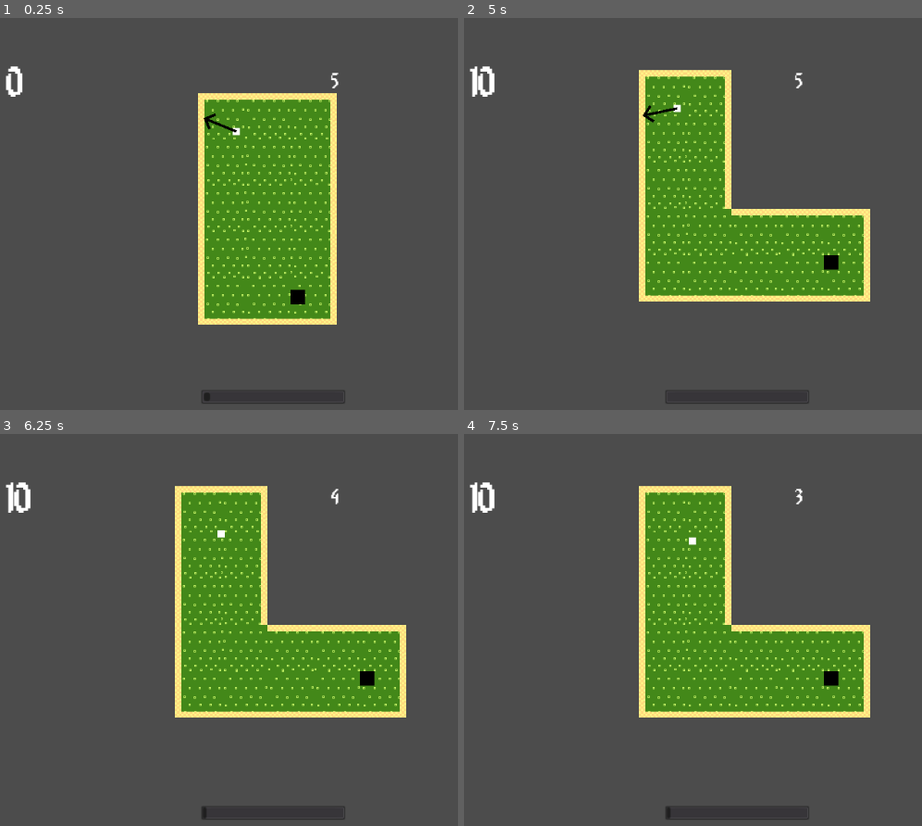
Above: before the commit, frames 1-4 (two rows, left to right).
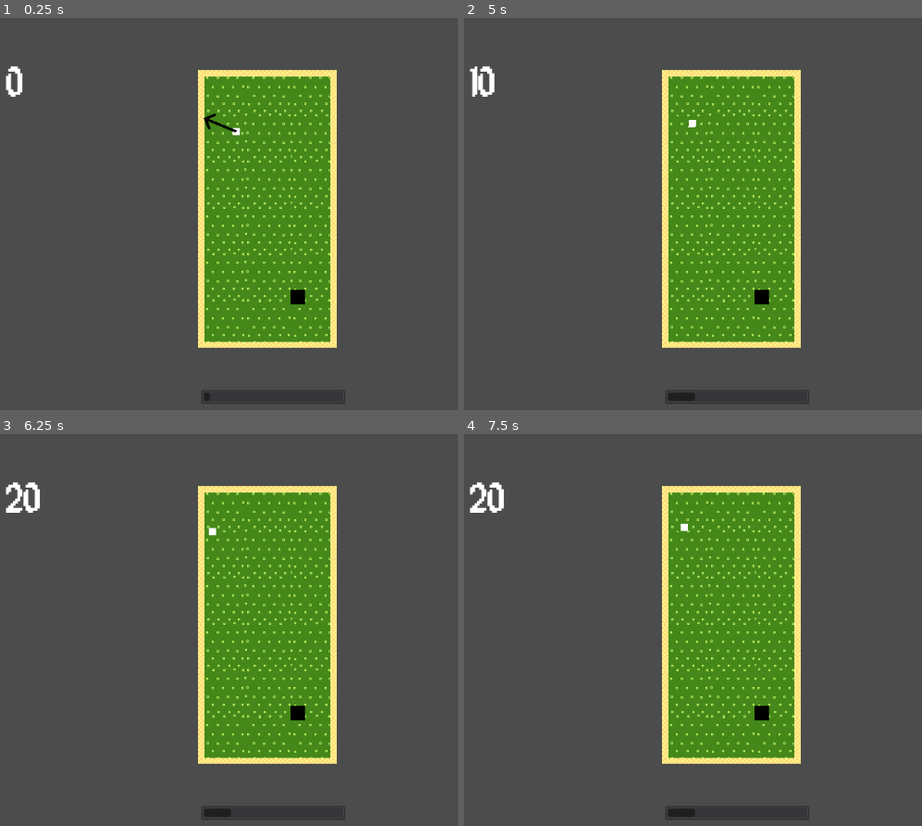
Above: after the commit, the same moments.

Repository: kenset/Par-One
Game: Godot game, scene res://PlayScene.tscn
Same seed, same stepped clock (60 frames per second), same inputs: the game is played once before the commit and once after it.
Inputs (mouse positions are in pixels of both pictures, inside the frame that each line leads up to):
- Up to frame 1 (0.25 s): no input
- Up to frame 2 (5 s): tap Enter at 0.5, 2.75 s; move the mouse to (894, 186) at 0.52 s; tap Space at 0.6, 0.77, 1.07, 1.25, 1.35, 1.52, 1.82, 2.1, 2.85, 3.02, 3.32, 3.6, 3.77, 4.07, 4.35, 4.52, 4.82 s; move the mouse to (583, 229) at 1.27 s; move the mouse to (807, 112) at 2.02 s; move the mouse to (693, 296) at 2.77 s; move the mouse to (outside the picture) at 3.52 s; move the mouse to (509, 143) at 4.27 s
- Up to frame 3 (6.25 s): move the mouse to (302, 626) at 5.02 s; tap Space at 5.1, 5.85, 6.02 s; move the mouse to (155, 516) at 5.77 s
- Up to frame 4 (7.5 s): tap Space at 6.32, 6.6, 6.77, 7.07, 7.35 s; move the mouse to (894, 602) at 6.52 s; move the mouse to (583, 645) at 7.27 s

The runs differ from the first frame. In frame 1, 7.2% of the frame differs, in the area x 43-74%, y 13-85%; in frame 2, 20%; in frame 3, 20%, in the area x 1-89%, y 12-99%; in frame 4, 20%.

Commit message:
Progresses to next course whenever ball stops moving or the player gets a hole in one

Diff:
--- a/GolfBall.gd
+++ b/GolfBall.gd
@@ -6,20 +6,27 @@
 var golf_ball_has_been_hit = false
 
 signal golf_ball_hit
+signal golf_ball_stopped
 signal score_points
 
 func _ready():
 	self.connect("body_entered", self, "_on_body_entered")
 
 func _process(delta):
-	$Arrow.look_at(get_global_mouse_position())
+	if ($Arrow.visible):
+		$Arrow.look_at(get_global_mouse_position())
+
+func _integrate_forces(state):
+	if (self.linear_velocity.length() < 5 && self.linear_velocity.length() > 0):
+		linear_velocity = Vector2(0, 0)
+		emit_signal("golf_ball_stopped")
 
 func _input(event):
 	if event is InputEventKey and event.pressed and !golf_ball_has_been_hit:
 		if event.scancode == KEY_SPACE:
-			_hit_golf_ball()
+			hit_golf_ball()
 
-func _hit_golf_ball():
+func hit_golf_ball():
 	golf_ball_has_been_hit = true
 	emit_signal("golf_ball_hit")
 
--- a/PlayScene.gd
+++ b/PlayScene.gd
@@ -15,6 +15,7 @@
 func loadNextCourse():
 	currentCourseNumber = currentCourseNumber + 1
 	if (currentCourseNumber < courses.size()):
+		emit_signal("reset_power_meter")
 		currentCourse.queue_free()
 		loadCourse(currentCourseNumber)
 
@@ -27,10 +28,12 @@
 	var hole: Node2D = currentCourse.get_node("Hole")
 
 	golfBall.connect("golf_ball_hit", $PowerMeter, "_on_golf_ball_hit")
+	golfBall.connect("golf_ball_stopped", self, "_on_golf_ball_stopped")
 	$PowerMeter.connect("power_level_selected", golfBall, "_on_power_level_selected")
 
 	$Timer/Timer.connect("timeout", self, "_on_timeout")
 	hole.connect("hole_in_one", golfBall, "_on_hole_in_one")
+	hole.connect("hole_in_one", self, "_on_hole_in_one")
 
 	self.connect("score_points", $HighScore, "_on_score_points")
 	golfBall.connect("score_points", $HighScore, "_on_score_points")
@@ -39,9 +42,15 @@
 #func _process(delta):
 #	pass
 
+func _on_golf_ball_stopped():
+	calculate_score()
+	loadNextCourse()
+
 func _on_timeout():
 	calculate_score()
-	emit_signal("reset_power_meter")
+	loadNextCourse()
+
+func _on_hole_in_one():
 	loadNextCourse()
 
 func calculate_score():
--- a/PlayScene.tscn
+++ b/PlayScene.tscn
@@ -15,6 +15,7 @@
 position = Vector2( 420, 550 )
 
 [node name="Timer" parent="." instance=ExtResource( 5 )]
+visible = false
 position = Vector2( 600, 110 )
 
 [node name="HighScore" parent="." instance=ExtResource( 6 )]
--- a/Timer.gd
+++ b/Timer.gd
@@ -4,7 +4,7 @@
 
 func _ready():
 	$Label.text = String(STARTING_TIME)
-	$Timer.start(STARTING_TIME)
+#	$Timer.start(STARTING_TIME)
 
 func _process(delta):
 	$Label.text = String(ceil($Timer.time_left))
--- a/courses/Course_01.tscn
+++ b/courses/Course_01.tscn
@@ -16,6 +16,7 @@
 
 [node name="CourseComponents" type="Node2D" parent="."]
 editor/display_folded = true
+position = Vector2( 0, -32 )
 
 [node name="TopCourse" parent="CourseComponents" instance=ExtResource( 1 )]
 position = Vector2( 0, -128 )
@@ -35,6 +36,9 @@
 [node name="SideLeftCourse3" parent="CourseComponents" instance=ExtResource( 4 )]
 position = Vector2( -64, 64 )
 
+[node name="SideLeftCourse4" parent="CourseComponents" instance=ExtResource( 4 )]
+position = Vector2( -64, 128 )
+
 [node name="SideRightCourse" parent="CourseComponents" instance=ExtResource( 5 )]
 position = Vector2( 64, -64 )
 
@@ -44,14 +48,17 @@
 [node name="SideRightCourse3" parent="CourseComponents" instance=ExtResource( 5 )]
 position = Vector2( 64, 64 )
 
+[node name="SideRightCourse4" parent="CourseComponents" instance=ExtResource( 5 )]
+position = Vector2( 64, 128 )
+
 [node name="BottomLeftCourse" parent="CourseComponents" instance=ExtResource( 6 )]
-position = Vector2( -64, 128 )
+position = Vector2( -64, 192 )
 
 [node name="BottomRightCourse" parent="CourseComponents" instance=ExtResource( 7 )]
-position = Vector2( 64, 128 )
+position = Vector2( 64, 192 )
 
 [node name="BottomCourse" parent="CourseComponents" instance=ExtResource( 8 )]
-position = Vector2( 0, 128 )
+position = Vector2( 0, 192 )
 
 [node name="CourseGrass" parent="CourseComponents" instance=ExtResource( 9 )]
 position = Vector2( 0, -64 )
@@ -61,6 +68,9 @@
 [node name="CourseGrass5" parent="CourseComponents" instance=ExtResource( 9 )]
 position = Vector2( 0, 64 )
 
+[node name="CourseGrass6" parent="CourseComponents" instance=ExtResource( 9 )]
+position = Vector2( 0, 128 )
+
 [node name="GolfBall" parent="." instance=ExtResource( 10 )]
 position = Vector2( -48, -112 )
 
--- a/courses/Course_02.tscn
+++ b/courses/Course_02.tscn
@@ -16,15 +16,21 @@
 
 [node name="CourseComponents" type="Node2D" parent="."]
 editor/display_folded = true
+__meta__ = {
+"_edit_lock_": true
+}
 
 [node name="TopLeftCourse" parent="CourseComponents" instance=ExtResource( 1 )]
-position = Vector2( -96, -160 )
+position = Vector2( -96, -224 )
 
 [node name="TopRightCourse" parent="CourseComponents" instance=ExtResource( 2 )]
-position = Vector2( -32, -160 )
+position = Vector2( -32, -224 )
 
 [node name="SideLeftCourse" parent="CourseComponents" instance=ExtResource( 3 )]
 position = Vector2( -96, -96 )
+
+[node name="SideLeftCourse4" parent="CourseComponents" instance=ExtResource( 3 )]
+position = Vector2( -96, -160 )
 
 [node name="SideLeftCourse2" parent="CourseComponents" instance=ExtResource( 3 )]
 position = Vector2( -96, -32 )
@@ -34,6 +40,9 @@
 
 [node name="SideRightCourse" parent="CourseComponents" instance=ExtResource( 4 )]
 position = Vector2( -32, -96 )
+
+[node name="SideRightCourse3" parent="CourseComponents" instance=ExtResource( 4 )]
+position = Vector2( -32, -160 )
 
 [node name="SideRightCourse2" parent="CourseComponents" instance=ExtResource( 4 )]
 position = Vector2( -32, -32 )
@@ -50,23 +59,29 @@
 [node name="TopCourse2" parent="CourseComponents" instance=ExtResource( 8 )]
 position = Vector2( 96, 32 )
 
+[node name="TopCourse3" parent="CourseComponents" instance=ExtResource( 8 )]
+position = Vector2( 160, 32 )
+
 [node name="BottomCourse2" parent="CourseComponents" instance=ExtResource( 6 )]
 position = Vector2( 96, 96 )
+
+[node name="BottomCourse4" parent="CourseComponents" instance=ExtResource( 6 )]
+position = Vector2( 160, 96 )
 
 [node name="BottomCourse3" parent="CourseComponents" instance=ExtResource( 6 )]
 position = Vector2( 32, 96 )
 
 [node name="TopRightCourse2" parent="CourseComponents" instance=ExtResource( 2 )]
-position = Vector2( 160, 32 )
+position = Vector2( 224, 32 )
 
 [node name="BottomRightCourse" parent="CourseComponents" instance=ExtResource( 9 )]
-position = Vector2( 160, 96 )
+position = Vector2( 224, 96 )
 
 [node name="TopCourse" parent="CourseComponents" instance=ExtResource( 8 )]
 position = Vector2( 32, 32 )
 
 [node name="GolfBall" parent="." instance=ExtResource( 10 )]
-position = Vector2( -80, -144 )
+position = Vector2( -75, -192 )
 
 [node name="Hole" parent="." instance=ExtResource( 11 )]
-position = Vector2( 128, 64 )
+position = Vector2( 192, 64 )
